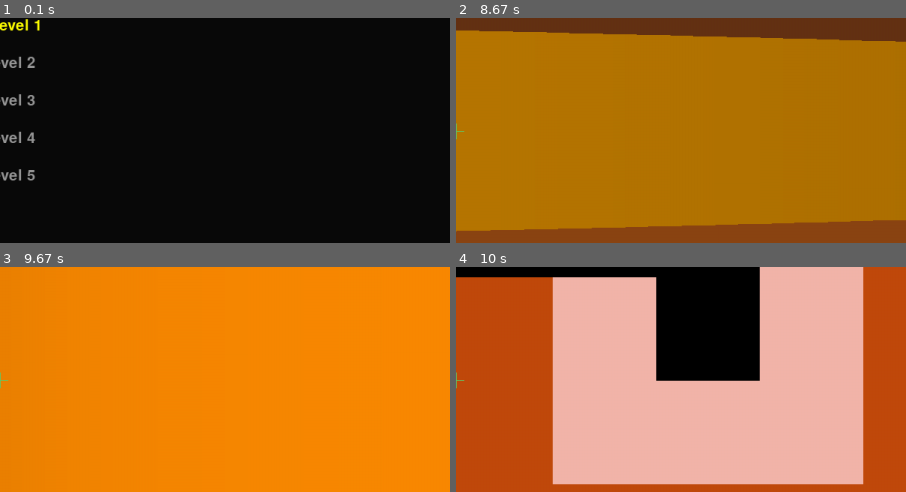
Above: before the commit, frames 1-4 (two rows, left to right).
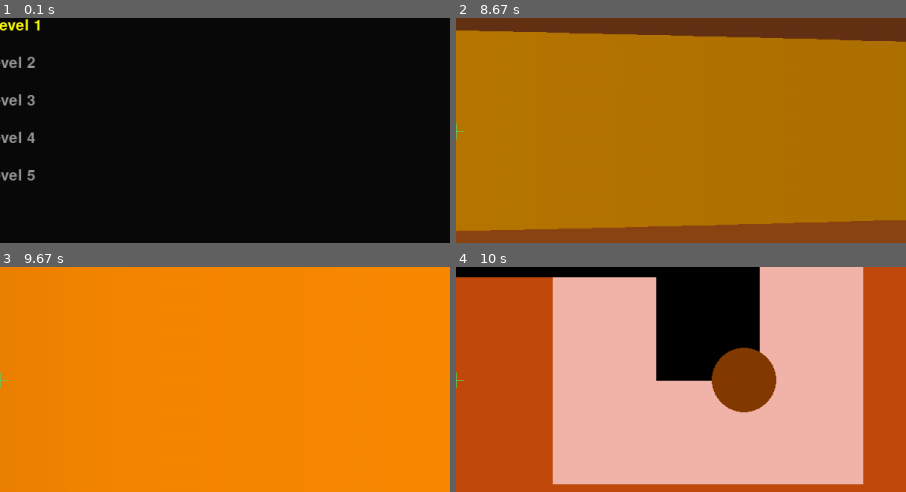
Above: after the commit, the same moments.

Repository: Maximistr/Maximistr
Game: pygame game, started from 02_ray_cast_pygame/ray_game.py
Same seed, same stepped clock (60 frames per second), same inputs: the game is played once before the commit and once after it.
Inputs (mouse positions are % of the whole screen's width and height, from its top left):
- Up to frame 1 (0.1 s): no input
- Up to frame 2 (8.67 s): tap Enter at 0.33 s; tap Space at 0.67, 1.07, 1.37, 1.9, 2.2, 2.4, 2.7, 2.97, 3.3, 3.6, 3.73, 4.13, 4.43, 4.8, 5.2, 5.5, 5.7, 6, 6.2, 6.53, 6.83, 7.03, 7.33, 7.93, 8.27, 8.57 s; hold W 1-1.47 s; move the mouse to (51, 56) at 1.03 s; click (19, 35) at 1.55 s; hold D 1.83-2.3 s; move the mouse to (19, 73) at 1.87 s; hold A 2.33-2.87 s; move the mouse to (87, 85) at 2.37 s; hold S 2.9-3.2 s; move the mouse to (24, 13) at 2.93 s; hold A 3.23-3.63 s; move the mouse to (26, 30) at 3.27 s; hold W 3.67-4.03 s; move the mouse to (45, 76) at 3.7 s; hold D 4.07-4.7 s; move the mouse to (50, 62) at 4.1 s; hold S 4.73-5.1 s; move the mouse to (88, 88) at 4.77 s; hold A 5.13-5.6 s; move the mouse to (36, 29) at 5.17 s; hold D 5.63-6.1 s; move the mouse to (70, 42) at 5.67 s; hold W 6.13-6.43 s; move the mouse to (85, 76) at 6.17 s; hold D 6.47-6.93 s; move the mouse to (81, 48) at 6.5 s; hold A 6.97-7.5 s; move the mouse to (17, 60) at 7 s; click (85, 69) at 7.58 s; hold S 7.87-8.17 s; move the mouse to (21, 31) at 7.9 s; hold A 8.2-8.6 s; move the mouse to (72, 25) at 8.23 s; hold W from 8.63 s (still down)
- Up to frame 3 (9.67 s): move the mouse to (26, 67) at 8.67 s; tap Space at 8.7, 9.1, 9.4 s; release W at 9 s; hold D from 9.03 s (still down); move the mouse to (21, 44) at 9.07 s
- Up to frame 4 (10 s): release D at 9.67 s; hold S from 9.7 s (still down); move the mouse to (86, 73) at 9.73 s; tap Space at 9.77 s
The pictures show only the part of the screen within x 50-100%, y 25-75%; the shares and areas given below are measured in that part.

Frames 1-3 are identical in both runs. In frame 4, 3.3% of the frame differs, in the area x 56-72%, y 35-65%.

Commit message:
Add death particle effects when enemies are defeated

Diff:
--- a/02_ray_cast_pygame/ray_game.py
+++ b/02_ray_cast_pygame/ray_game.py
@@ -23,6 +23,7 @@
 coins = []
 enemies = []
 fireballs = []
+particles = []
 GAME_MAP = []
 score = 0
 enemy_sprite_img = None
@@ -295,6 +296,7 @@
                 enemy['health'] -= 20
                 fireballs_to_remove.append(i)
                 if enemy['health'] <= 0:
+                    create_death_particles(enemy['x'], enemy['y'])
                     enemies.pop(j)
                     score += 50
                 break
@@ -325,6 +327,70 @@
     player['ammo'] -= 1
 
 
+def create_death_particles(x, y, num_particles=15):
+    """Create explosion particles when enemy dies"""
+    for _ in range(num_particles):
+        angle = random.uniform(0, 2 * math.pi)
+        speed = random.uniform(0.2, 0.8)
+        particles.append({
+            'x': x,
+            'y': y,
+            'angle': angle,
+            'speed': speed,
+            'life': 30,
+            'max_life': 30,
+            'color': (random.randint(200, 255), random.randint(50, 150), 0)  # Orange/red
+        })
+
+
+def update_particles():
+    """Update particle positions and lifetimes"""
+    particles_to_remove = []
+
+    for i, particle in enumerate(particles):
+        particle['x'] += math.cos(particle['angle']) * particle['speed']
+        particle['y'] += math.sin(particle['angle']) * particle['speed']
+        particle['life'] -= 1
+
+        if particle['life'] <= 0:
+            particles_to_remove.append(i)
+
+    for i in reversed(particles_to_remove):
+        if 0 <= i < len(particles):
+            particles.pop(i)
+
+
+def render_particles(screen):
+    """Render particles in 3D view"""
+    for particle in particles:
+        px = particle['x'] - player['x']
+        py = particle['y'] - player['y']
+        dist = math.sqrt(px**2 + py**2)
+
+        if dist > 0.1 and dist < MAX_RAY_DISTANCE:
+            angle_to_particle = math.atan2(py, px)
+            angle_diff = angle_to_particle - player['angle']
+
+            # Normalize angle
+            while angle_diff > math.pi:
+                angle_diff -= 2 * math.pi
+            while angle_diff < -math.pi:
+                angle_diff += 2 * math.pi
+
+            # Check if in FOV
+            if abs(angle_diff) < FOV / 2:
+                screen_x = SCREEN_WIDTH / 2 + (angle_diff / (FOV / 2)) * (SCREEN_WIDTH / 2)
+                particle_height = (SCREEN_HEIGHT / 2) / (dist / 5)
+                particle_size = max(2, int(particle_height / 8))
+                particle_y = (SCREEN_HEIGHT - particle_height) / 2 + particle_height / 2
+
+                # Fade out effect
+                alpha_ratio = particle['life'] / particle['max_life']
+                color = tuple(int(c * alpha_ratio) for c in particle['color'])
+
+                pygame.draw.circle(screen, color, (int(screen_x), int(particle_y)), particle_size)
+
+
 def render(screen):
     """Render 3D view and minimap"""
     screen.fill((0, 0, 0))
@@ -478,6 +544,9 @@
                 pygame.draw.circle(screen, (255, 200, 0), (int(screen_x), int(fb_y)), fb_size + 2)
                 pygame.draw.circle(screen, (255, 100, 0), (int(screen_x), int(fb_y)), fb_size)
                 pygame.draw.circle(screen, (255, 255, 200), (int(screen_x), int(fb_y)), fb_size // 2)
+
+    # Draw particles in 3D view
+    render_particles(screen)
 
     # Minimap
     mm_scale = 10
@@ -542,10 +611,11 @@
 
 def initialize_level(level):
     """Initialize a new level with difficulty scaling"""
-    global GAME_MAP, player, coins, enemies, fireballs, px, py, score
+    global GAME_MAP, player, coins, enemies, fireballs, particles, px, py, score
 
     score = 0
     fireballs = []
+    particles = []
 
     # Generate new map
     GAME_MAP = generate_map(MAP_WIDTH, MAP_HEIGHT)
@@ -832,6 +902,7 @@
                 update_player(pygame.key.get_pressed())
                 update_enemies()
                 update_fireballs()
+                update_particles()
                 render(screen)
                 pygame.display.flip()
                 clock.tick(FPS)
